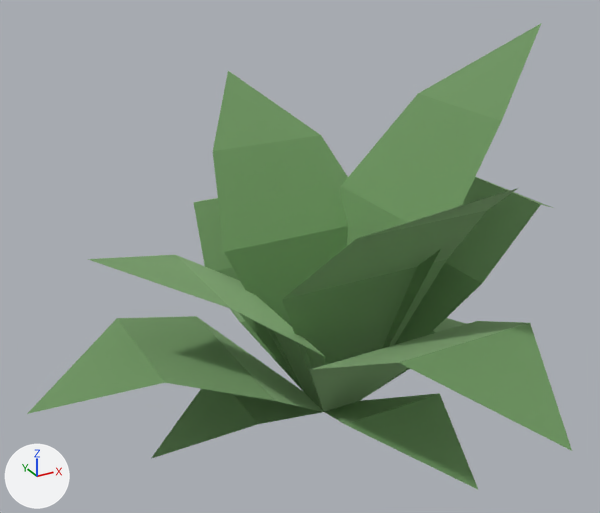
The glTF model public/assets/models/flora/understory-a.glb: old version first, new version second.
One viewpoint serves both versions: a 50 mm lens placed at (-1.273, -2.088, 1.547), pointed at (-0.108, 0.029, 0.488). The axes (+X, +Y, +Z) are drawn at lower left. The lights are the same throughout. The first picture is the older version. Where no turn or scale is listed for an object, it has been applied to the vertices. Vertices at exactly the same position are counted once.

The scene before the commit, as lines of its bpy script (objects in view):
```python
me_mesh_plant_bushdetailed = bpy.data.meshes.new('Mesh plant_bushDetailed')
me_mesh_plant_bushdetailed.from_pydata(...)  # 56 vertices, 52 faces; spans x -1.0..1.0, y -1.0..1.0, z -0.6..0.6
me_mesh_plant_bushdetailed.materials.append(mat_flora)
ob_plant_bushdetailed = bpy.data.objects.new('plant_bushDetailed', me_mesh_plant_bushdetailed)
ob_plant_bushdetailed.location = (0.0, 0.0, 0.55)
```
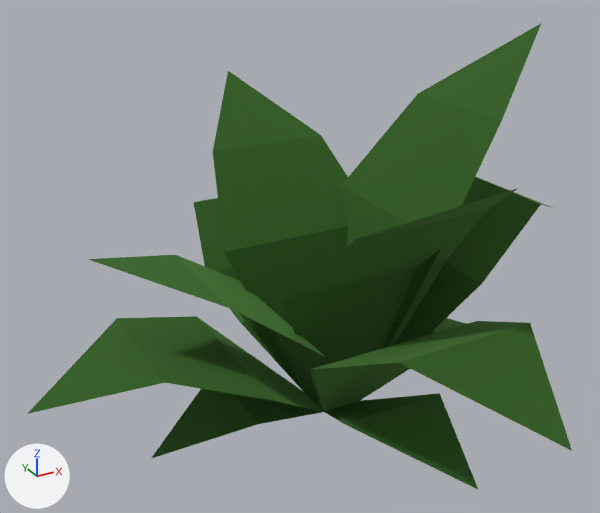
Pixel boxes (x1, y1, x2, y2) of what changed, in the pictures (600 x 513 px):
part 1 of me_mesh_plant_bushdetailed, recoloured (greyish green to green)
    both: (27, 24, 572, 489)

The edits, one by one:
me_mesh_plant_bushdetailed has 56 vertices, 52 faces and spans x -1.0..1.0, y -1.0..1.0, z -0.6..0.6.
me_mesh_plant_bushdetailed is used by ob_plant_bushdetailed; location (0.0, 0.0, 0.55).
me_mesh_plant_bushdetailed part 1: 52 faces centred in x -0.78..0.78, y -0.78..0.78, z -0.56..0.44 are repainted in the vertex colours; the middle colour goes from greyish green #a1c593 to green #5c8f49.
